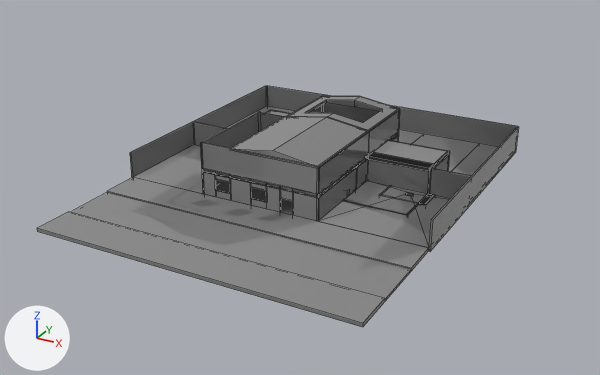
The Blender file assets/units/pd2_mod_hgs/mockup/mockup.blend: old version first, new version second.
One viewpoint serves both versions: a 50 mm lens placed at (47.1, -106.7, 49.8), pointed at (-14.5, 5.3, -6.2). Arrows for +X, +Y and +Z are at lower left; the lights stay in place. Mesh edges are drawn as thin lines.

The first picture shows 'g_mkp'.
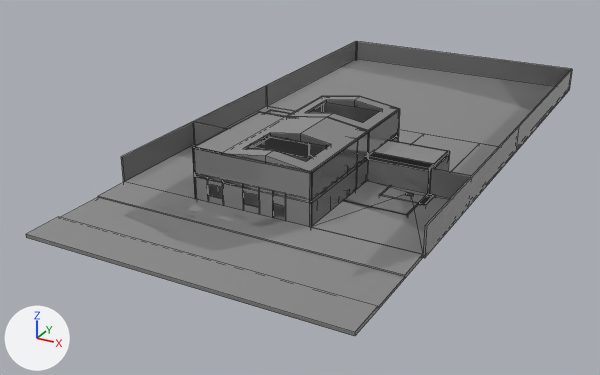
Pixel boxes (x1, y1, x2, y2) of what changed, in the pictures (600 x 375 px):
'g_mkp', reshaped (13% wider, 22% taller): before (37, 86, 519, 327); after (26, 41, 572, 336)
part 1 of me_g_g, added: after (356, 41, 570, 86)
part 2 of me_g_g, added: after (249, 147, 348, 169)
part 3 of me_g_g, added: after (308, 143, 327, 157)
part 4 of me_g_g, added: after (208, 185, 218, 194)
part 5 of me_g_g, built on: before (37, 86, 518, 327); after (26, 41, 572, 336)

The edits, one by one:
me_g_g is used by ob_g_mkp; parent ob_rp_mkp; location (0.0, 0.0, 0.0).
me_g_g had 906 vertices, 677 faces and spanned x -32.3..16.2, y -36.0..24.2, z -4.5..9.0.
me_g_g now has 1060 vertices, 792 faces and spans x -32.3..16.3, y -38.0..64.2, z -4.5..9.0.
me_g_g part 1: a new loose piece, a box spanning x -32.0..16.0, y 64.0..64.25, z -0.5..4.0, in mat_mat_mat (its picture is missing).
me_g_g part 2: a new loose piece, a box spanning x -19.0..0.0, y -7.0..-6.9, z 4.0..4.9, in mat_mat_mat (its picture is missing).
me_g_g part 3: a new loose piece, a box spanning x -8.0..-5.0, y -4.0..-3.75, z 3.5..8.0, in mat_mat_mat (its picture is missing).
me_g_g part 4: a new loose piece, a box spanning x -18.75..-18.3, y -15.8..-13.2, z -0.5..3.0, in mat_mat_mat (its picture is missing).
Part 5, on me_g_g:
8 vertices are removed from x -32.0..16.0, y -16.0..24.2, z -0.5..9.0.
28 faces are deleted.
137 vertices in x -32.3..16.2, y -36.0..-15.8, z -0.5..8.0 move by (0.0, -2.0, 0.0).
8 vertices in x -19.0..0.0, y -16.0, z 3.5..4.0 move by (0.0, 9.0, 0.0).
4 vertices in x -19.0..-17.0, y -6.0, z 3.5..4.0 move by (0.0, 0.5, 0.0).
4 vertices move from x -14.0..-13.7, y -16.0..-0.3, z 3.5..8.0 to x -19.0..0.0, y -0.3..0.0, z 3.5..8.0.
53 vertices are added at x -32.3..16.3, y -18.0..64.0, z -4.5..9.0.
5 new vertices lie (0.0, 0.0, -4.5) away from vertices in x -32.0..16.0, y 0.0..64.0, z 4.0..8.0.
65 new faces join them.
